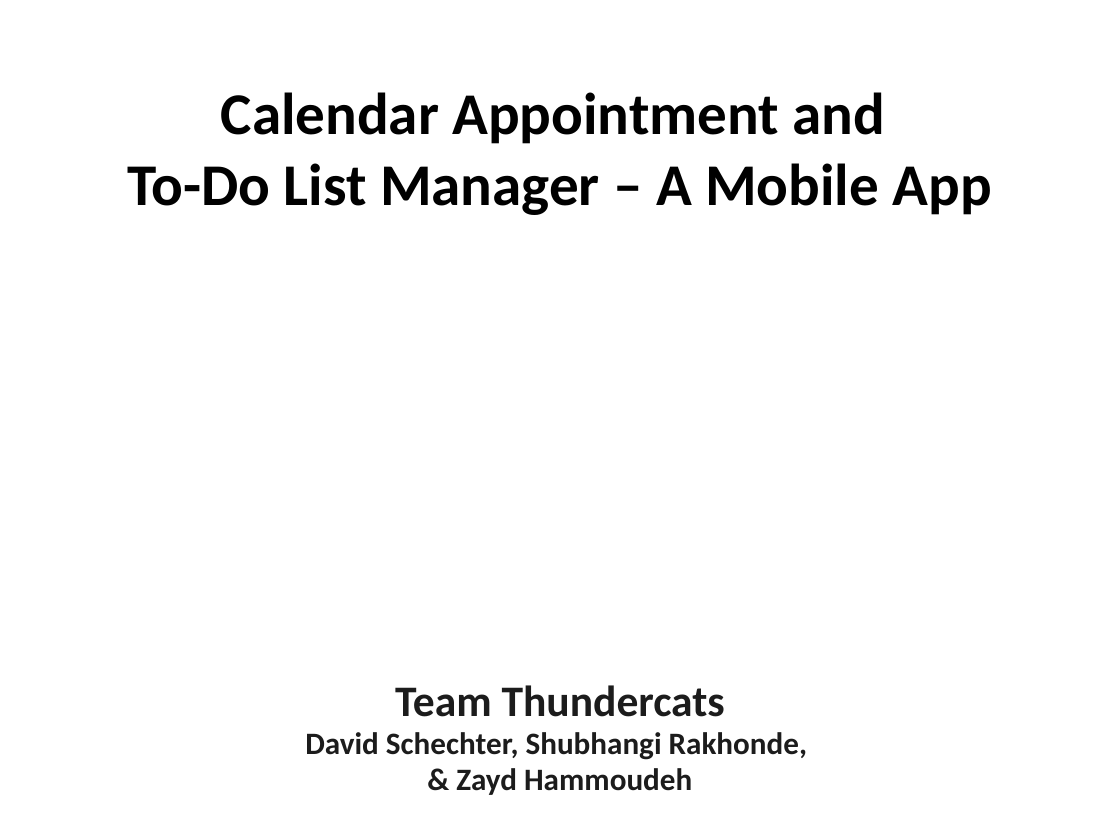
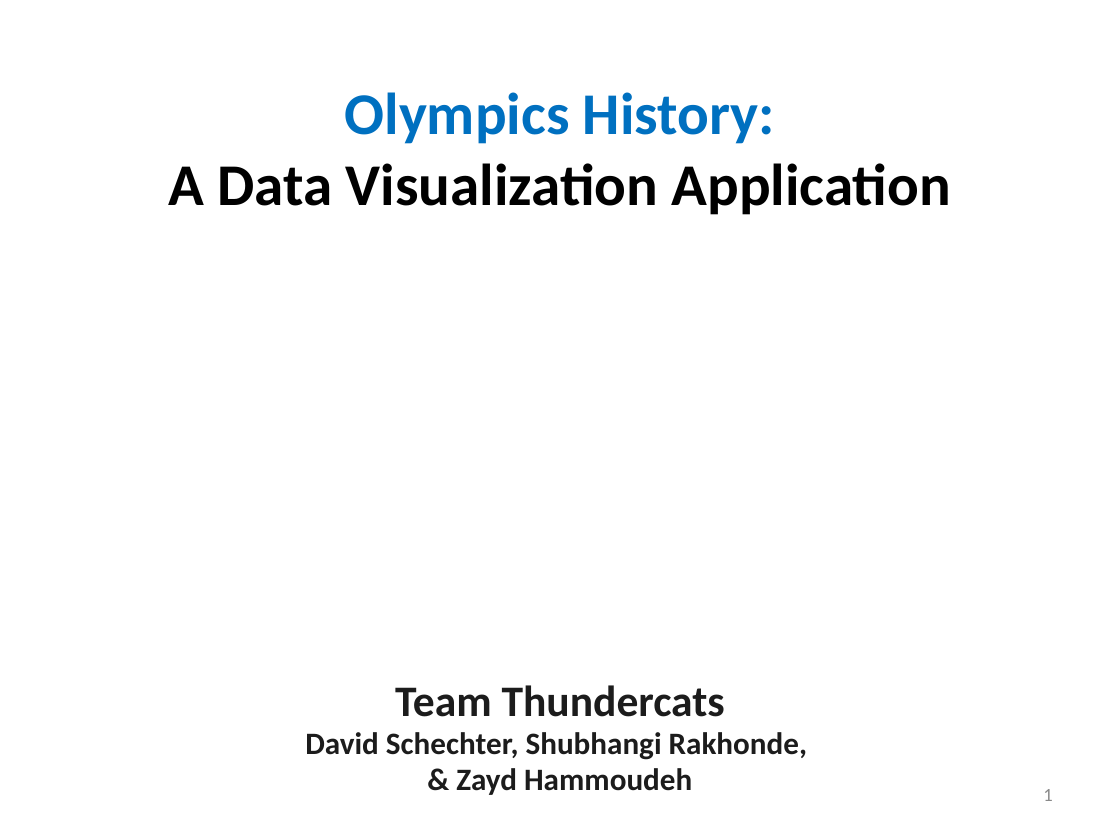
Before and after one commit to ZaydH/CS235, a slide deck: slide 1 of Final_Project/Presentation/CS235 - Team Thundercats - Final Project Presentation.pptx. Drawn at 1120x840 pixels with LibreOffice and Linux fonts; fonts in the diff are those of the drawing; background and template pictures are left out. Boxes give left, top, right and bottom in pixels: in the first picture for what was removed or moved away, otherwise in the second. Text is boxed around its words. In the diff, an @@ line names an element or a change of style, - is before the commit and + after.

```diff
--- a/Final_Project/Presentation/CS235 - Team Thundercats - Final Project Presentation.pptx
+++ b/Final_Project/Presentation/CS235 - Team Thundercats - Final Project Presentation.pptx
@@ text at [168,92,951,215]: text changed @@
-Calendar Appointment and
-To-Do List Manager – A Mobile App
+Olympics History:
+A Data Visualization Application
@@ page number added at [1043,789,1052,801], 12 pt, text #898989 @@
+1
```
Also in this commit, not shown: 3 other slides changed, 1 other file.
